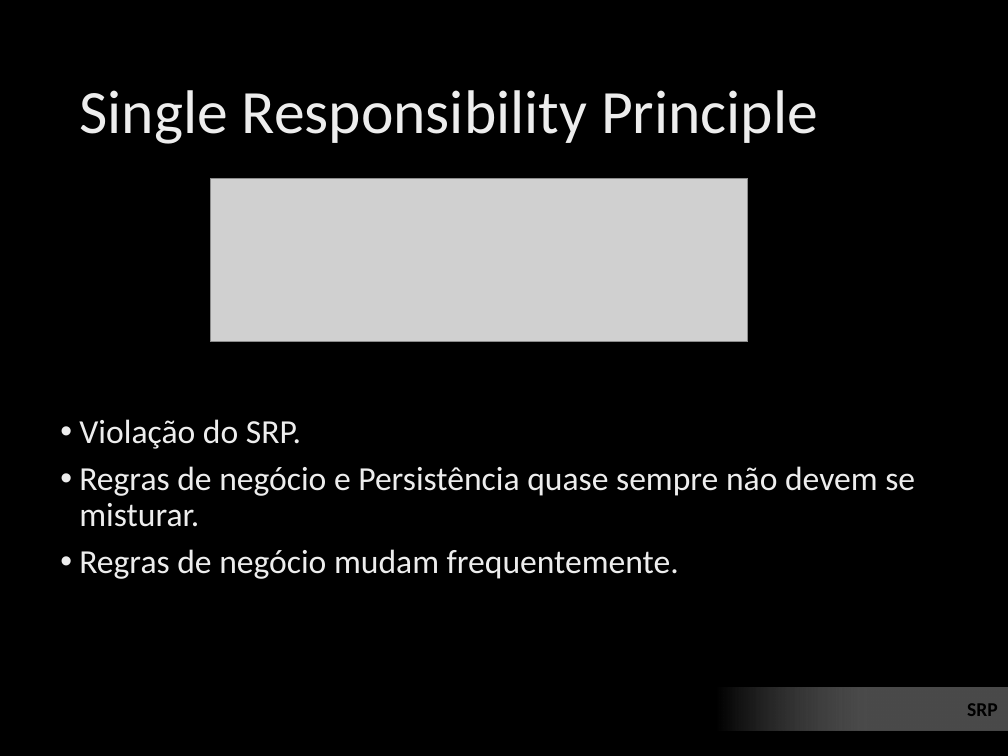
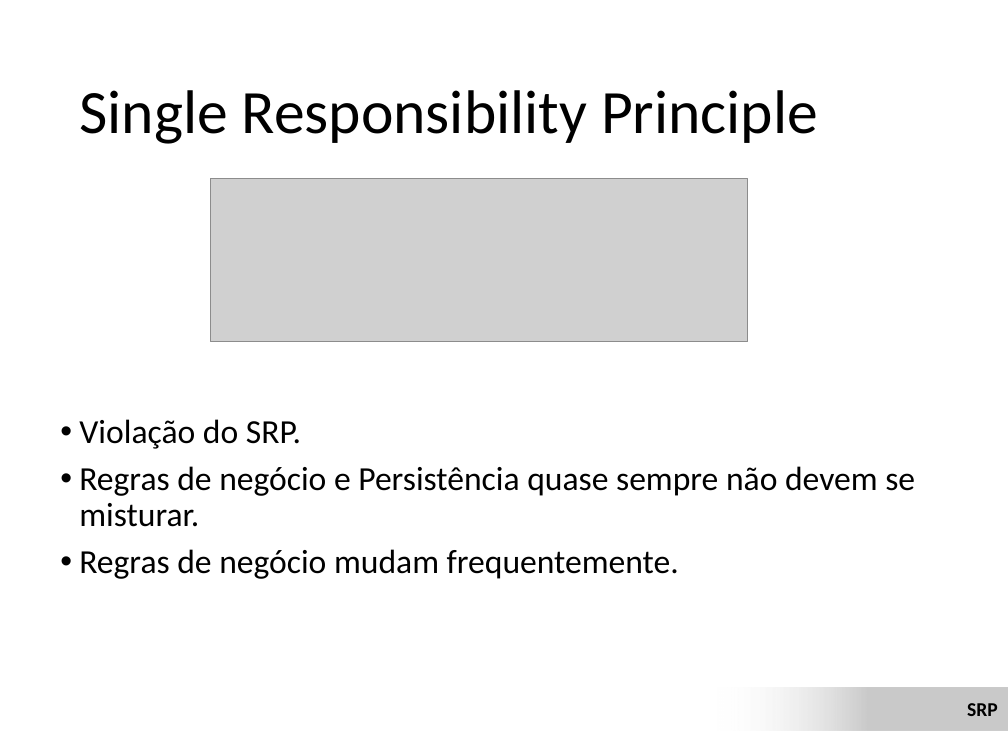
Before and after one commit to ivanpaulovich/event-sourcing-jambo, a slide deck: slide 13 of docs/Princípios SOLID de OO usando .NET.pptx. Drawn at 1008x756 pixels with LibreOffice and Linux fonts; fonts in the diff are those of the drawing; grey boxes stand for pictures; background and template pictures are left out. Boxes give left, top, right and bottom in pixels: in the first picture for what was removed or moved away, otherwise in the second. Text is boxed around its words. In the diff, an @@ line names an element or a change of style, - is before the commit and + after.

```diff
--- a/docs/Princípios SOLID de OO usando .NET.pptx
+++ b/docs/Princípios SOLID de OO usando .NET.pptx
@@ background picture (left out) to #FFFFFF @@
@@ title "Single Responsibility Principle" at (79,90,818,144): text colour gradient #DEDEDE to #EDEDED to #FFFFFF to #000000 @@
@@ text "Violação do SRP." at (79,419,915,579): text colour gradient #DEDEDE to #EDEDED to #FFFFFF to #000000 @@
```
Also in this commit, not shown: 6 other slides changed, 1 other file.
